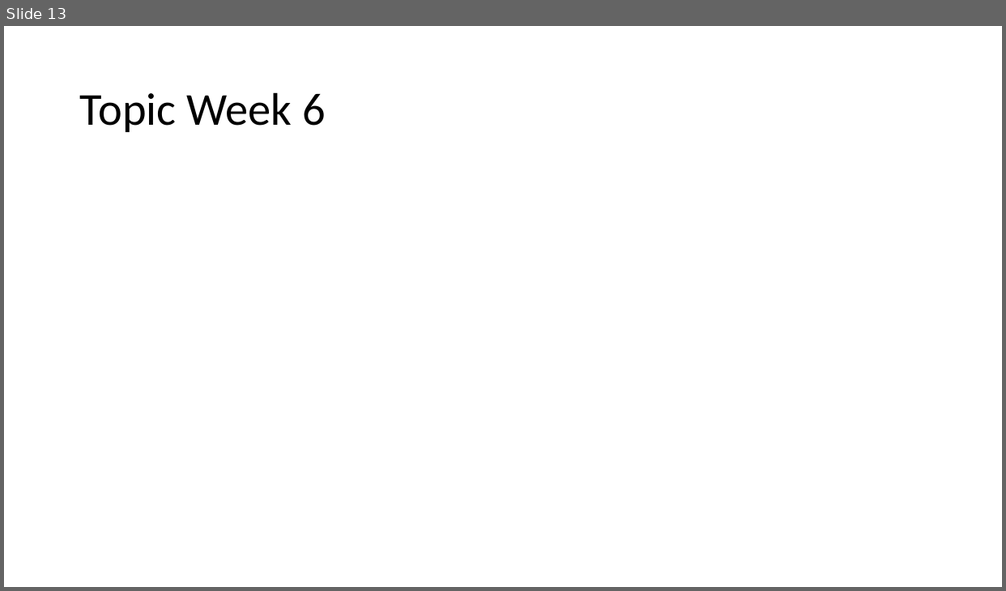
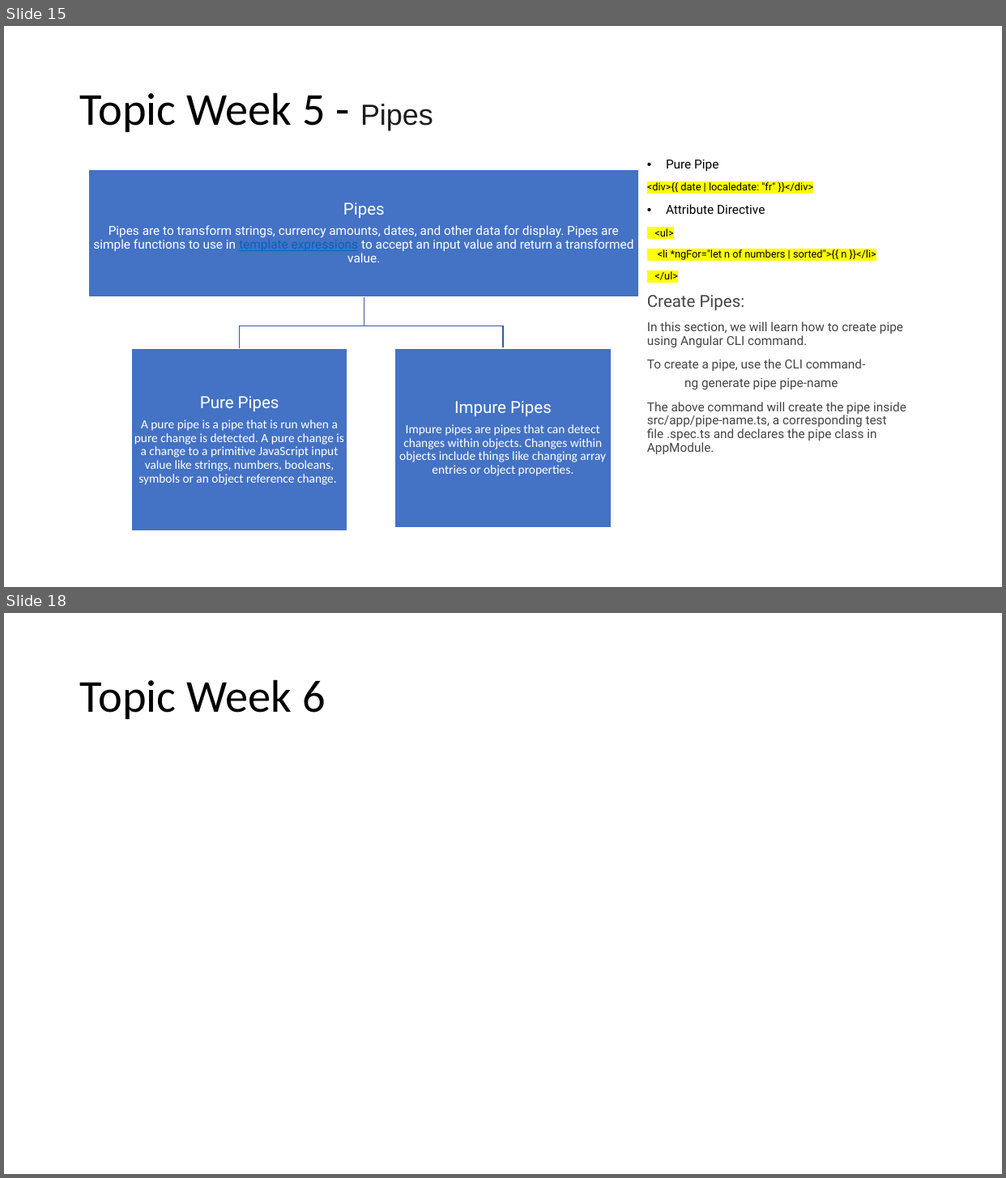
Before and after one commit to spoorthiempowher/Empowher-Curriculum, a slide deck: Angular/EmpowHer - Tech Curriculum.pptx. Shown one above the other, each under a label of ours: slide 13 before the commit, slides 15 and 18 after it; the slides between them are not shown. The pictures are 1006x591 and 1006x1178 pixels, drawn with LibreOffice and Linux fonts; fonts in the diff are those of the drawing. Boxes give left, top, right and bottom in pixels: in the first picture for what was removed or moved away, otherwise in the second. Text is boxed around its words. In the diff, an @@ line names an element or a change of style, - is before the commit and + after.

Commit message:
updated week 5 contents.

```diff
--- a/Angular/EmpowHer - Tech Curriculum.pptx
+++ b/Angular/EmpowHer - Tech Curriculum.pptx
@@ slide 15 added at [4, 26, 1002, 587], background #FFFFFF @@
@@ title added at [80, 92, 433, 132], 44 pt, text #000000 @@
+Topic Week 5 - Pipes
@@ text added at [647, 160, 906, 454], 12 pt, text #444444 @@
+• Pure Pipe
+<div>{{ date | localedate: "fr" }}</div>
+• Attribute Directive
+<ul>
+<li *ngFor="let n of numbers | sorted">{{ n }}</li>
+</ul>
+Create Pipes:
+In this section, we will learn how to create pipe using Angular CLI command.
+To create a pipe, use the CLI command-
+  ng generate pipe pipe-name
+The above command will create the pipe inside src/app/pipe-name.ts, a corresponding test file .spec.ts and declares the pipe class in AppModule.
@@ group added at [88, 169, 639, 531]: 3 rectangles, 3 texts, 2 freeform shapes @@
+Pipes
+Pipes are to transform strings, currency amounts, dates, and other data for display. Pipes are simple functions to use in template expressions to accept an input value and return a transformed value.
+Pure Pipes
+A pure pipe is a pipe that is run when a pure change is detected. A pure change is a change to a primitive JavaScript input value like strings, numbers, booleans, symbols or an object reference change.
+Impure Pipes
+Impure pipes are pipes that can detect changes within objects. Changes within objects include things like changing array entries or object properties.
@@ what was slide 13 is now slide 18 @@
```
Also in this commit, not shown: 6 other slides added, 2 slides removed.
